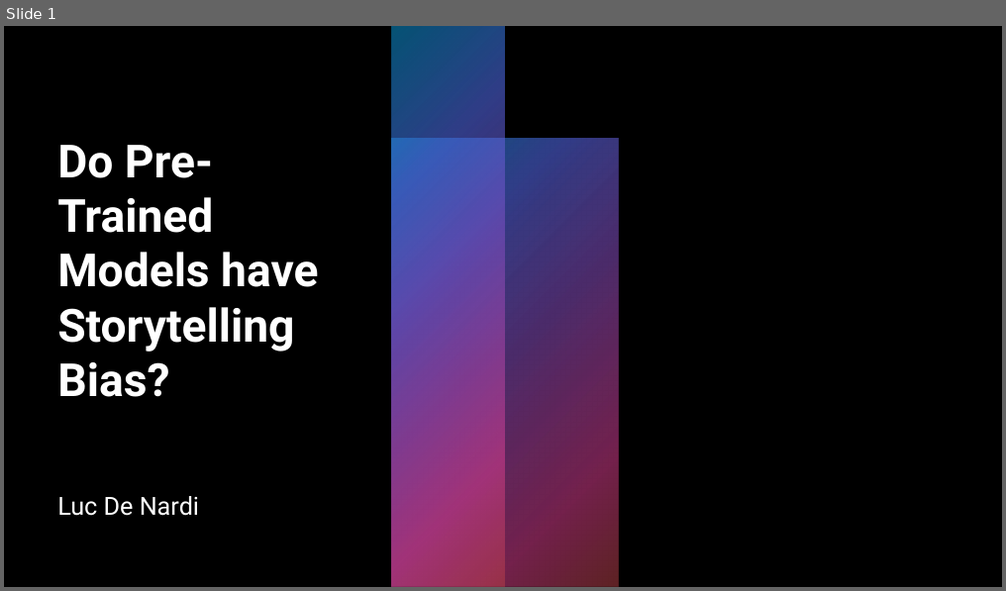
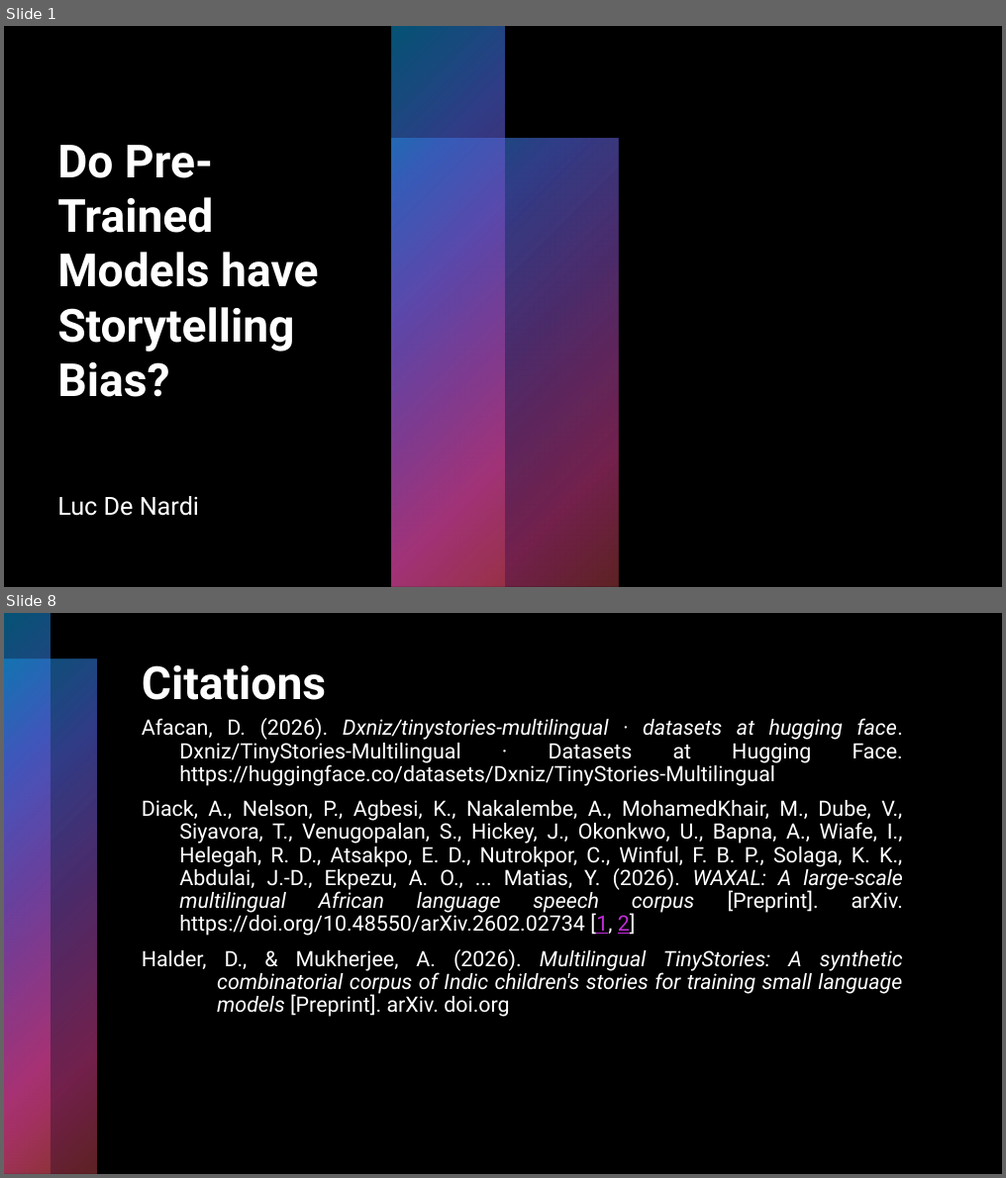
Before and after one commit to look-luc/Multilingual-Stories-Topic-Space, a slide deck: presentation.pptx. Shown one above the other, each under a label of ours: slide 1 before the commit, slides 1 and 8 after it; the slides between them are not shown. The pictures are 1006x591 and 1006x1178 pixels, drawn with LibreOffice and Linux fonts; fonts in the diff are those of the drawing; background and template pictures are left out. Boxes give left, top, right and bottom in pixels: in the first picture for what was removed or moved away, otherwise in the second. Text is boxed around its words. In the diff, an @@ line names an element or a change of style, - is before the commit and + after.

```diff
--- a/presentation.pptx
+++ b/presentation.pptx
@@ slide 8 added at box(4, 613, 1002, 1174), background #000000 @@
@@ rectangle added at box(4, 613, 51, 1174), fill gradient #0BA5E8 to #5066E1 to #894EC0 to #E54196 to #BE4449 @@
@@ rectangle added at box(4, 660, 97, 1174), fill gradient #0BA5E8 to #5066E1 to #894EC0 to #E54196 to #BE4449 @@
@@ title added at box(142, 665, 326, 700), 44 pt, text #FFFFFF, bold @@
+Citations
@@ text added at box(142, 718, 903, 1017), 20.4 pt, text #FFFFFF @@
+Afacan, D. (2026). Dxniz/tinystories-multilingual · datasets at hugging face. Dxniz/TinyStories-Multilingual · Datasets at Hugging Face. https://huggingface.co/datasets/Dxniz/TinyStories-Multilingual
+Diack, A., Nelson, P., Agbesi, K., Nakalembe, A., MohamedKhair, M., Dube, V., Siyavora, T., Venugopalan, S., Hickey, J., Okonkwo, U., Bapna, A., Wiafe, I., Helegah, R. D., Atsakpo, E. D., Nutrokpor, C., Winful, F. B. P., Solaga, K. K., Abdulai, J.-D., Ekpezu, A. O., ... Matias, Y. (2026). WAXAL: A large-scale multilingual African language speech corpus [Preprint]. arXiv. https://doi.org/10.48550/arXiv.2602.02734 [1, 2]
+Halder, D., & Mukherjee, A. (2026). Multilingual TinyStories: A synthetic combinatorial corpus of Indic children's stories for training small language models [Preprint]. arXiv. doi.org
```
Also in this commit, not shown: 6 other slides added, 1 slide removed, 2 other files.
